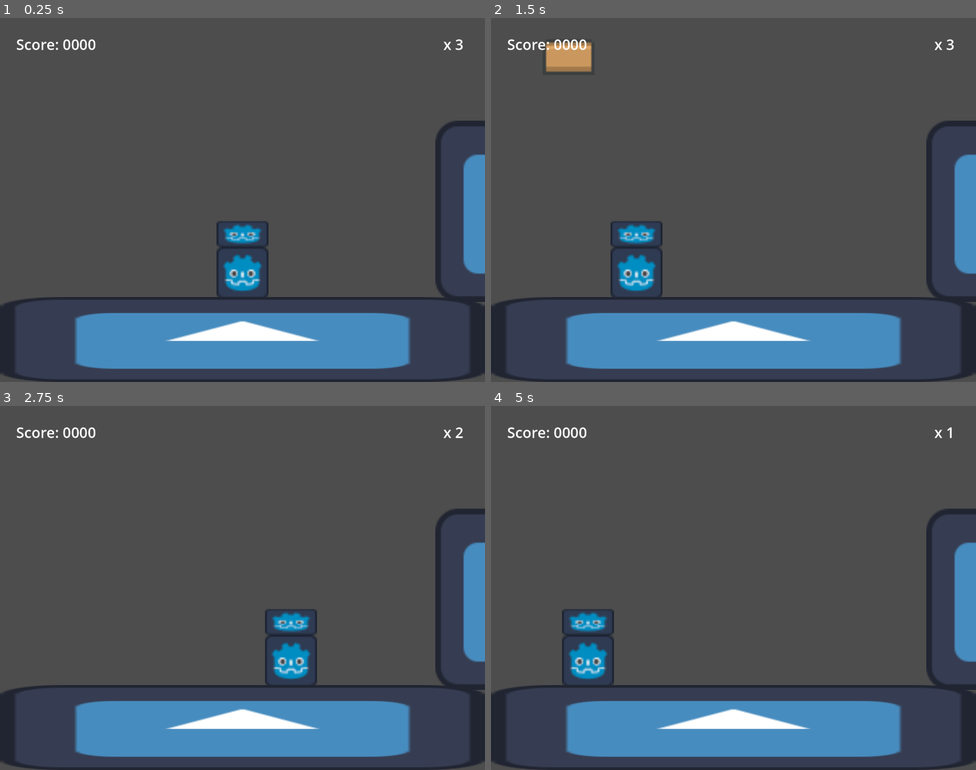
Above: before the commit, frames 1-4 (two rows, left to right).
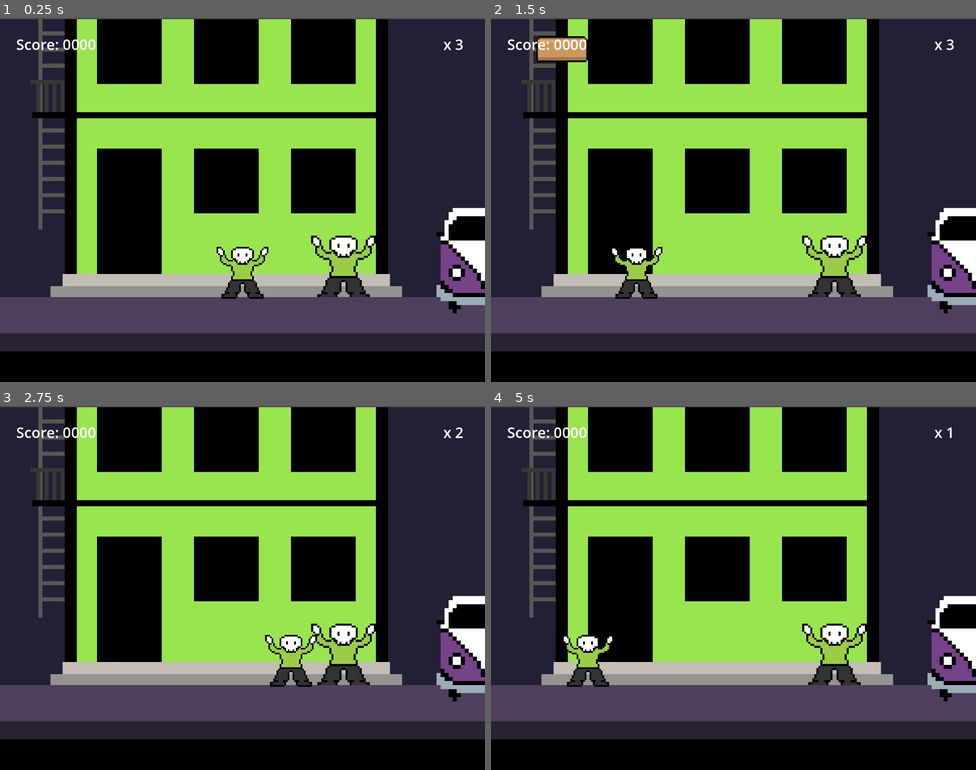
Above: after the commit, the same moments.

Repository: itstaris/amar-nao-eh-pecado
Game: Godot game, scene res://scenes/main.tscn
Same seed, same stepped clock (60 frames per second), same inputs: the game is played once before the commit and once after it. The engine's default icon, where the game draws it, is replaced by a stand-in: a white triangle on a blue panel in a dark square.
Inputs (mouse positions are in pixels of both pictures, inside the frame that each line leads up to):
- Up to frame 1 (0.25 s): no input
- Up to frame 2 (1.5 s): tap Enter at 0.5 s; move the mouse to (840, 181) at 0.52 s; move the mouse to (636, 218) at 1.27 s
- Up to frame 3 (2.75 s): move the mouse to (291, 507) at 2.02 s
- Up to frame 4 (5 s): tap Space at 2.75 s; move the mouse to (709, 660) at 2.77 s; tap Enter at 3.5 s; move the mouse to (879, 642) at 3.52 s; move the mouse to (588, 533) at 4.27 s

The runs differ from the first frame. In frame 1, 93% of the frame differs, in the area x 0-100%, y 0-100%; in frame 2, 92%; in frame 3, 93%; in frame 4, 93%.

Commit message:
added arts for pretty much everything

Diff:
--- a/scenes/box.tscn
+++ b/scenes/box.tscn
@@ -12,6 +12,7 @@
 [node name="box" type="RigidBody2D"]
 
 [node name="Sprite2D" type="Sprite2D" parent="."]
+texture_filter = 1
 scale = Vector2(4, 4)
 texture = ExtResource("1_s1hm5")
 
--- a/scenes/chao.tscn
+++ b/scenes/chao.tscn
@@ -1,6 +1,6 @@
 [gd_scene load_steps=3 format=3 uid="uid://5p60yd2p8fye"]
 
-[ext_resource type="Texture2D" uid="uid://cteltpaiopbh8" path="res://assets/icon.svg" id="1_63xk3"]
+[ext_resource type="Texture2D" uid="uid://4fm633m2yykh" path="res://assets/floor_test.png" id="1_5ux80"]
 
 [sub_resource type="RectangleShape2D" id="RectangleShape2D_y5g43"]
 size = Vector2(5893, 74)
@@ -9,8 +9,7 @@
 scale = Vector2(1, 2.8)
 
 [node name="Sprite2D" type="Sprite2D" parent="."]
-scale = Vector2(9.375, 0.585938)
-texture = ExtResource("1_63xk3")
+texture = ExtResource("1_5ux80")
 
 [node name="CollisionShape2D" type="CollisionShape2D" parent="."]
 position = Vector2(-2.5, 0)
--- a/scenes/kombi.tscn
+++ b/scenes/kombi.tscn
@@ -1,16 +1,20 @@
 [gd_scene load_steps=3 format=3 uid="uid://cg6sdm1kwud5o"]
 
-[ext_resource type="Texture2D" uid="uid://cteltpaiopbh8" path="res://assets/icon.svg" id="1_nsji4"]
+[ext_resource type="Texture2D" uid="uid://pbe8kisfj611" path="res://assets/kombi_v1.png" id="1_0upp4"]
 
 [sub_resource type="RectangleShape2D" id="RectangleShape2D_inh81"]
-size = Vector2(128, 128)
+size = Vector2(119.714, 340.571)
 
 [node name="kombi" type="Area2D" groups=["kombi"]]
 scale = Vector2(3.5, 3.5)
 
 [node name="Sprite2D" type="Sprite2D" parent="."]
-texture = ExtResource("1_nsji4")
+texture_filter = 1
+scale = Vector2(5, 5)
+texture = ExtResource("1_0upp4")
 
 [node name="CollisionShape2D" type="CollisionShape2D" parent="."]
+position = Vector2(-0.14286, -105.714)
+scale = Vector2(1, 1)
 shape = SubResource("RectangleShape2D_inh81")
 debug_color = Color(1, 0, 0.0745098, 0.419608)
--- a/scenes/main.tscn
+++ b/scenes/main.tscn
@@ -1,8 +1,9 @@
-[gd_scene load_steps=8 format=3 uid="uid://dpxbtjyfo5axb"]
+[gd_scene load_steps=9 format=3 uid="uid://dpxbtjyfo5axb"]
 
 [ext_resource type="Script" path="res://scripts/main.gd" id="1_0t5fh"]
 [ext_resource type="PackedScene" uid="uid://ci47xnkr8nut4" path="res://scenes/player.tscn" id="1_q5mwn"]
 [ext_resource type="PackedScene" uid="uid://kpipo3jvwqsq" path="res://scenes/box.tscn" id="2_63qw4"]
+[ext_resource type="Texture2D" uid="uid://2aduu81rikok" path="res://assets/apartment_v3.png" id="3_udauq"]
 [ext_resource type="Script" path="res://scripts/score_manager.gd" id="4_vatne"]
 [ext_resource type="PackedScene" uid="uid://cg6sdm1kwud5o" path="res://scenes/kombi.tscn" id="5_ciej0"]
 [ext_resource type="PackedScene" uid="uid://5p60yd2p8fye" path="res://scenes/chao.tscn" id="6_kuh63"]
@@ -11,6 +12,15 @@
 [node name="main" type="Node2D"]
 script = ExtResource("1_0t5fh")
 box_scene = ExtResource("2_63qw4")
+
+[node name="ApartmentV3" type="Sprite2D" parent="."]
+texture_filter = 1
+position = Vector2(600, 348)
+scale = Vector2(5, 5)
+texture = ExtResource("3_udauq")
+
+[node name="chao" parent="." instance=ExtResource("6_kuh63")]
+position = Vector2(600, 795)
 
 [node name="player" parent="." instance=ExtResource("1_q5mwn")]
 position = Vector2(543, 493)
@@ -57,10 +67,8 @@
 vertical_alignment = 1
 
 [node name="kombi" parent="." instance=ExtResource("5_ciej0")]
-position = Vector2(1301, 478)
-
-[node name="chao" parent="." instance=ExtResource("6_kuh63")]
-position = Vector2(600, 795)
+position = Vector2(1200, 600)
+scale = Vector2(2, 2)
 
 [node name="AudioStreamPlayer" type="AudioStreamPlayer" parent="."]
 stream = ExtResource("7_nwknv")
--- a/scenes/player.tscn
+++ b/scenes/player.tscn
@@ -1,14 +1,18 @@
-[gd_scene load_steps=7 format=3 uid="uid://ci47xnkr8nut4"]
+[gd_scene load_steps=11 format=3 uid="uid://ci47xnkr8nut4"]
 
 [ext_resource type="Script" path="res://scripts/player.gd" id="1_gdvei"]
-[ext_resource type="Texture2D" uid="uid://4se20seou04a" path="res://assets/Untitled-1.webp" id="2_6qooq"]
-[ext_resource type="Texture2D" uid="uid://dhybmh4odk1vx" path="res://assets/Untitled-3.webp" id="3_wa5jy"]
+[ext_resource type="Texture2D" uid="uid://bqas6vc3sene" path="res://assets/1_caixa_test.png" id="2_bs3ds"]
+[ext_resource type="Texture2D" uid="uid://cmf5x3wx3qjch" path="res://assets/2_caixa_test.png" id="3_23gwr"]
+[ext_resource type="Texture2D" uid="uid://dye7nxjk5hg1a" path="res://assets/idle_test.png" id="3_lb0c0"]
+[ext_resource type="Texture2D" uid="uid://qfn8m1ddjpv3" path="res://assets/3_caixa_test.png" id="4_jal40"]
+[ext_resource type="Texture2D" uid="uid://18yxjtaleu83" path="res://assets/4_caixa_test.png" id="5_upag6"]
+[ext_resource type="Texture2D" uid="uid://sbbntvi8v1pi" path="res://assets/5_caixa_test.png" id="6_66yto"]
 
 [sub_resource type="SpriteFrames" id="SpriteFrames_2loqo"]
 animations = [{
 "frames": [{
 "duration": 1.0,
-"texture": ExtResource("2_6qooq")
+"texture": ExtResource("2_bs3ds")
 }],
 "loop": true,
 "name": &"1_caixa",
@@ -16,7 +20,39 @@
 }, {
 "frames": [{
 "duration": 1.0,
-"texture": ExtResource("3_wa5jy")
+"texture": ExtResource("3_23gwr")
+}],
+"loop": true,
+"name": &"2_caixa",
+"speed": 5.0
+}, {
+"frames": [{
+"duration": 1.0,
+"texture": ExtResource("4_jal40")
+}],
+"loop": true,
+"name": &"3_caixa",
+"speed": 5.0
+}, {
+"frames": [{
+"duration": 1.0,
+"texture": ExtResource("5_upag6")
+}],
+"loop": true,
+"name": &"4_caixa",
+"speed": 5.0
+}, {
+"frames": [{
+"duration": 1.0,
+"texture": ExtResource("6_66yto")
+}],
+"loop": true,
+"name": &"5_caixa",
+"speed": 5.0
+}, {
+"frames": [{
+"duration": 1.0,
+"texture": ExtResource("3_lb0c0")
 }],
 "loop": true,
 "name": &"Idle",
@@ -33,10 +69,12 @@
 script = ExtResource("1_gdvei")
 
 [node name="AnimatedSprite2D" type="AnimatedSprite2D" parent="."]
-position = Vector2(0, 64)
+texture_filter = 1
+position = Vector2(-64, -288)
 scale = Vector2(4, 4)
 sprite_frames = SubResource("SpriteFrames_2loqo")
-animation = &"1_caixa"
+animation = &"Idle"
+centered = false
 offset = Vector2(0, -24)
 
 [node name="Area2D_0" type="Area2D" parent="." groups=["player"]]
--- a/scripts/main.gd
+++ b/scripts/main.gd
@@ -25,6 +25,6 @@
 func caixa_spawn(): #função que faz cuspir as caixas
 	while true:
 		var box = box_scene.instantiate()
-		box.position = Vector2(randf_range(20, 1180), -40) #mudar isso depois
+		box.position = Vector2(randf_range(32, 1000), -40) #mudar isso depois
 		add_child(box)
 		await get_tree().create_timer(tempo).timeout
Binary file added: assets/1_caixa_test.png
Not shown, added: assets/1_caixa_test.png.import
Binary file added: assets/2_caixa_test.png
Not shown, added: assets/2_caixa_test.png.import
Binary file added: assets/3_caixa_test.png
Not shown, added: assets/3_caixa_test.png.import
Binary file added: assets/4_caixa_test.png
Not shown, added: assets/4_caixa_test.png.import
Binary file added: assets/5_caixa_test.png
Not shown, added: assets/5_caixa_test.png.import
Binary file added: assets/apartment_v1.png
Not shown, added: assets/apartment_v1.png.import
(and 11 more such lines)
